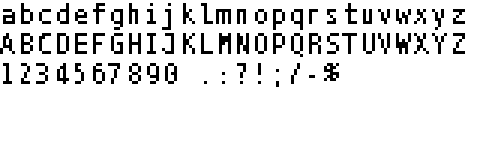
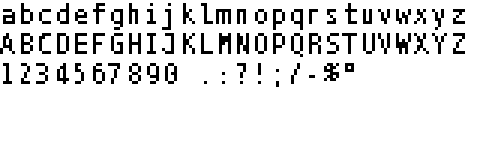
Layers edited between the first and the second w=480, h=144 image:
added layer "°" in group "symbols" over [345, 63, 354, 72]
